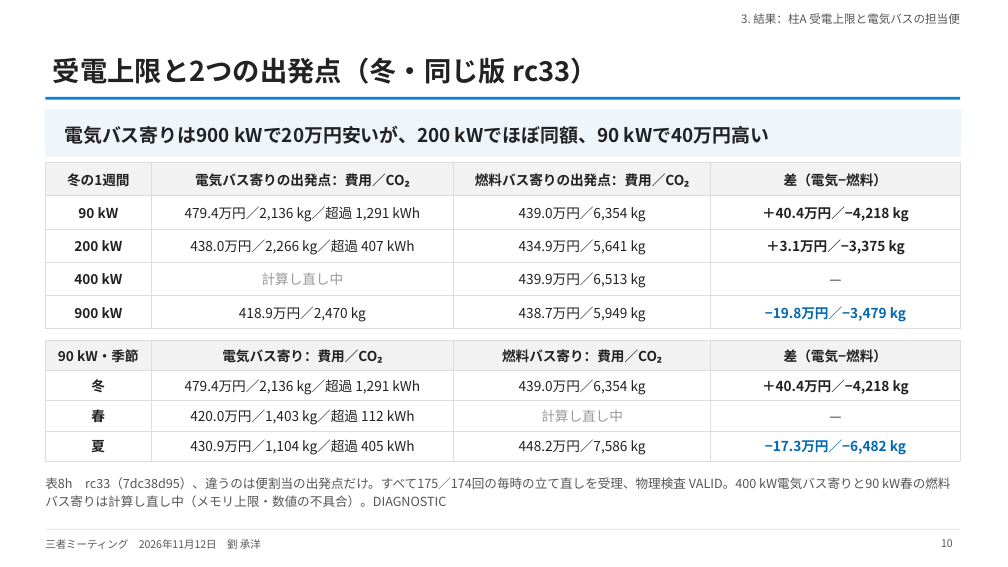
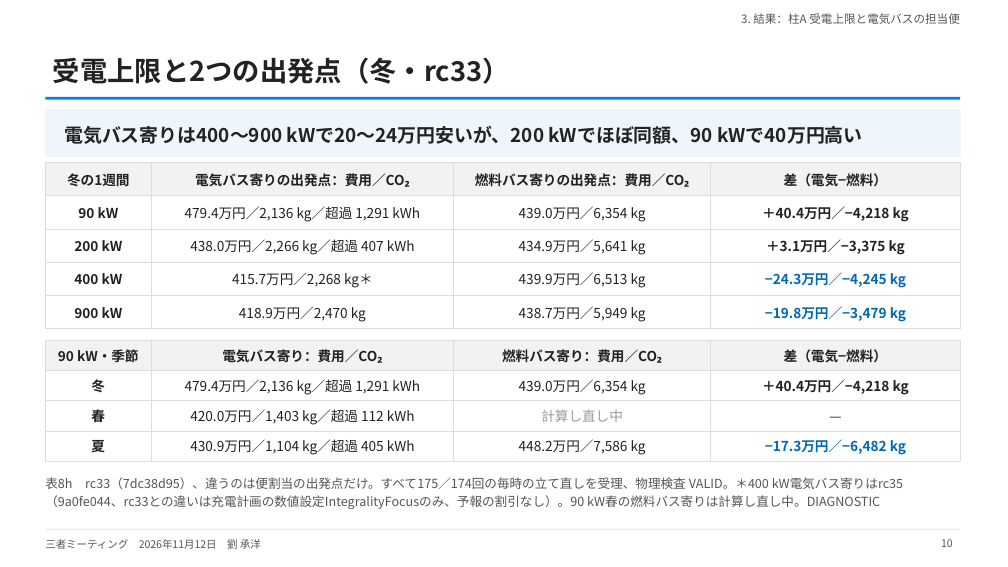
Before and after one commit to CYLIU2003/master-course, a slide deck: slide 10 of outcome/2026-11-12_three_party/three_party_20261112.pptx. Drawn at 1008x567 pixels with LibreOffice and Linux fonts; fonts in the diff are those of the drawing. Boxes give left, top, right and bottom in pixels: in the first picture for what was removed or moved away, otherwise in the second. Text is boxed around its words. In the diff, an @@ line names an element or a change of style, - is before the commit and + after.

```diff
--- a/outcome/2026-11-12_three_party/three_party_20261112.pptx
+++ b/outcome/2026-11-12_three_party/three_party_20261112.pptx
@@ title at (53, 57, 510, 84): text changed @@
-受電上限と2つの出発点（冬・同じ版 rc33）
+受電上限と2つの出発点（冬・rc33）
@@ text at (64, 126, 863, 144): text changed @@
-電気バス寄りは900 kWで20万円安いが、200 kWでほぼ同額、90 kWで40万円高い
+電気バス寄りは400〜900 kWで20〜24万円安いが、200 kWでほぼ同額、90 kWで40万円高い
@@ table at (45, 163, 960, 326) @@
-row 4, column 2: 計算し直し中
+row 4, column 2: 415.7万円／2,268 kg＊
-row 4, column 4: —
+row 4, column 4: −24.3万円／−4,245 kg
@@ text at (45, 477, 903, 509): text changed @@
-表8h rc33（7dc38d95）、違うのは便割当の出発点だけ。すべて175／174回の毎時の立て直しを受理、物理検査 VALID。400 kW電気バス寄りと90 kW春の燃料バス寄りは計算し直し中（メモリ上限・数値の不具合）。DIAGNOSTIC
+表8h rc33（7dc38d95）、違うのは便割当の出発点だけ。すべて175／174回の毎時の立て直しを受理、物理検査 VALID。＊400 kW電気バス寄りはrc35（9a0fe044、rc33との違いは充電計画の数値設定IntegralityFocusのみ、予報の割引なし）。90 kW春の燃料バス寄りは計算し直し中。DIAGNOSTIC
```
Also in this commit, not shown: 3 other slides changed, 1 slide added, 4 other files.
